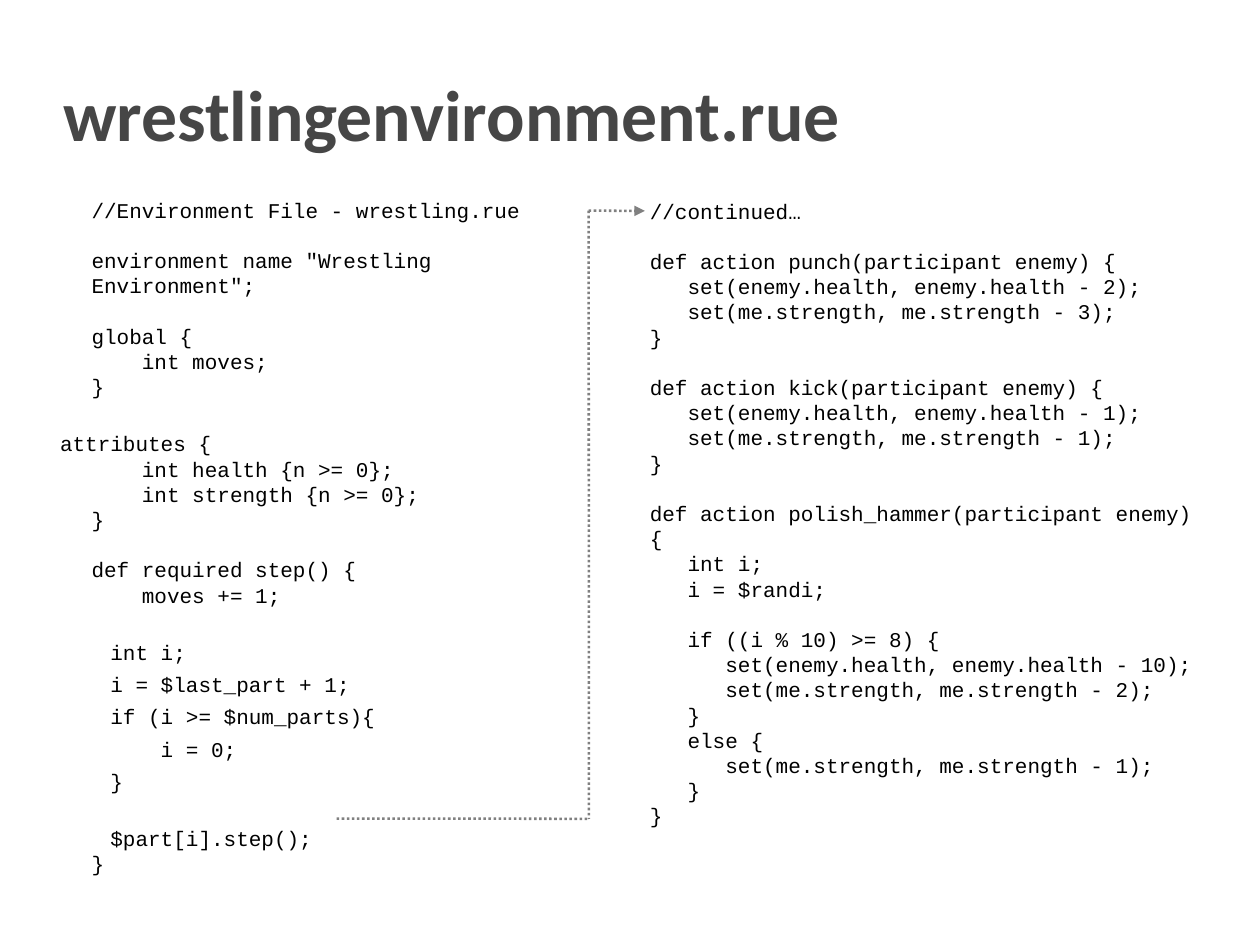
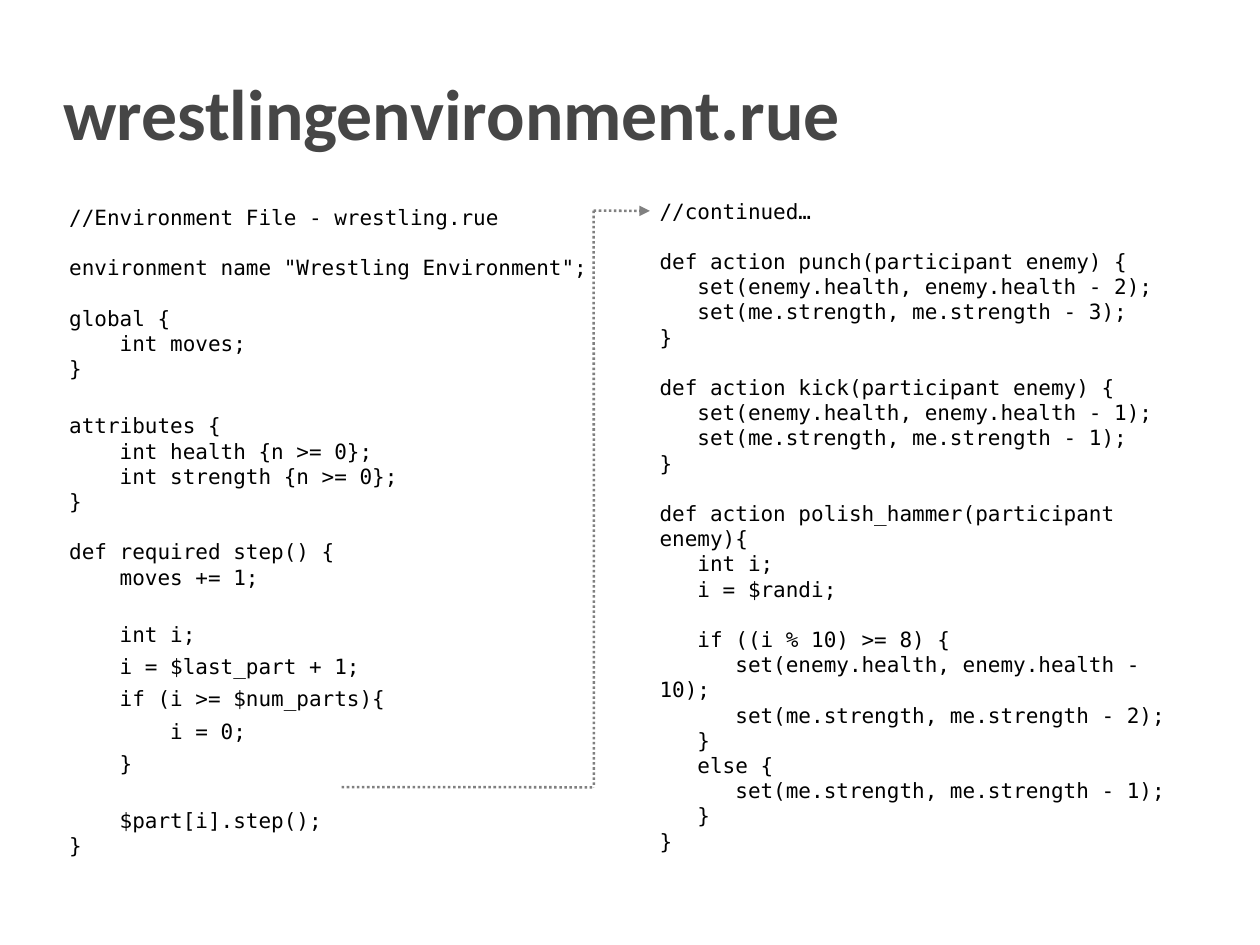
Before and after one commit to dcoli/plt4115, a slide deck: slide 4 of src/compiler/doc/rumble.ppt. Drawn at 1260x945 pixels with LibreOffice and Linux fonts; fonts in the diff are those of the drawing. Boxes give left, top, right and bottom in pixels: in the first picture for what was removed or moved away, otherwise in the second. Text is boxed around its words. In the diff, an @@ line names an element or a change of style, - is before the commit and + after.

```diff
--- a/src/compiler/doc/rumble.ppt
+++ b/src/compiler/doc/rumble.ppt
@@ text "//Environment File - wrestling.rue environment ...": place and size @@
-text "//Environment File - wrestling.rue environment ..." at bbox=[60, 203, 520, 851]
+text "//Environment File - wrestling.rue environment ..." at bbox=[69, 209, 587, 833]
@@ text "//Environment File - wrestling.rue environment ..." at bbox=[69, 209, 587, 833]: font Courier New to DejaVu Sans Mono; indent changed @@
@@ text "//continued…": place and size @@
-text "//continued…" at bbox=[650, 204, 1192, 778]
+text "//continued…" at bbox=[660, 203, 1165, 803]
@@ text "//continued…" at bbox=[660, 203, 1165, 803]: font Courier New to DejaVu Sans Mono @@
@@ arrow moved from (588, 210) - (645, 210) to (593, 210) - (650, 210) @@
@@ line moved from (588, 210) - (588, 819) to (593, 210) - (593, 788) @@
@@ line moved from (336, 819) - (588, 819) to (341, 788) - (593, 788) @@
```
Also in this commit, not shown: 11 other slides changed, 2 other files.
